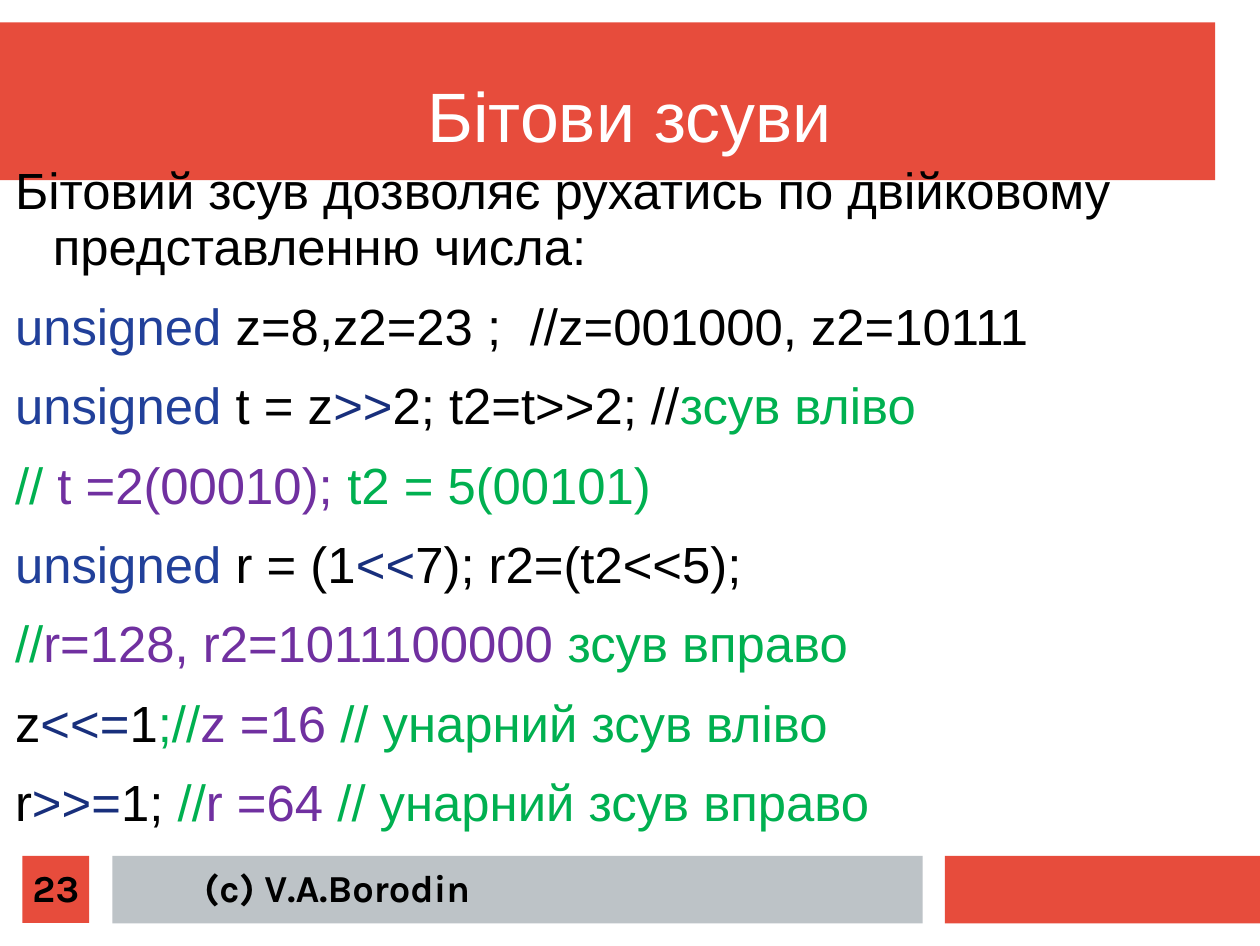
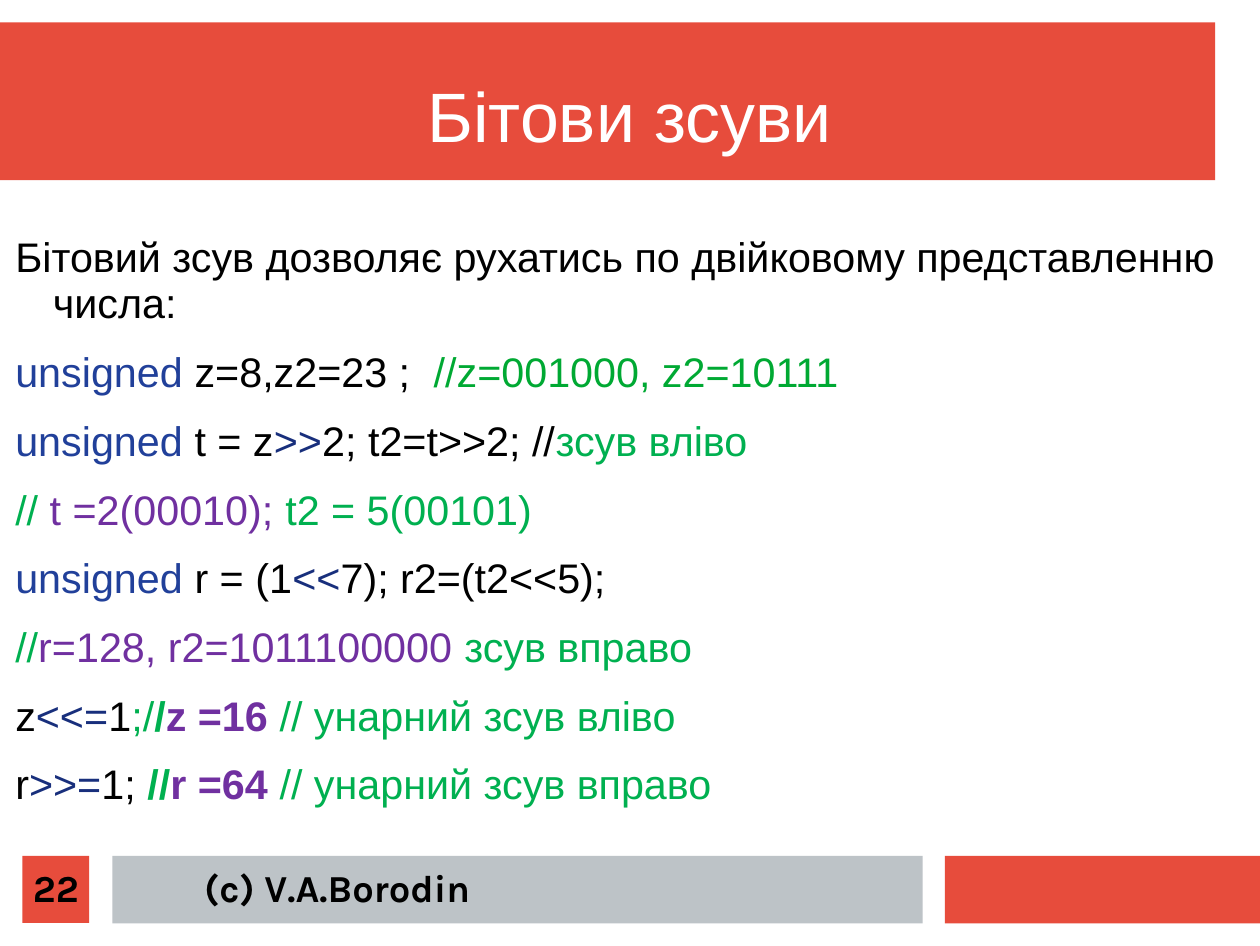
Before and after one commit to mecchmatProjects/CppCourse, a slide deck: slide 22 of Lect02/CppTutorUkr1.ppt (slide 23 before the commit). Drawn at 1260x946 pixels with LibreOffice and Linux fonts; fonts in the diff are those of the drawing. Boxes give left, top, right and bottom in pixels: in the first picture for what was removed or moved away, otherwise in the second. Text is boxed around its words. In the diff, an @@ line names an element or a change of style, - is before the commit and + after.

```diff
--- a/Lect02/CppTutorUkr1.ppt
+++ b/Lect02/CppTutorUkr1.ppt
@@ text "Бітовий зсув дозволяє рухатись по ..." at box(15, 241, 1214, 808): size 32 to 26 pt; text colour #000000 to #00A933 in "//z=001000, z2=10111"; bold on in "z<<=1;//z =16", "//r =64" @@
@@ page number at box(33, 876, 79, 902): text changed @@
-23
+22
```
Also in this commit, not shown: 13 other slides changed, 2 slides added, 2 slides removed, 4 other files.
